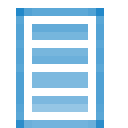
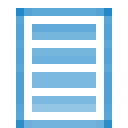
Layers edited between the first and the second 128 x 128 image:
removed layer "Layer 3" over [88, 8, 104, 128]
painted on "Layer 2" over [96, 8, 112, 128]
